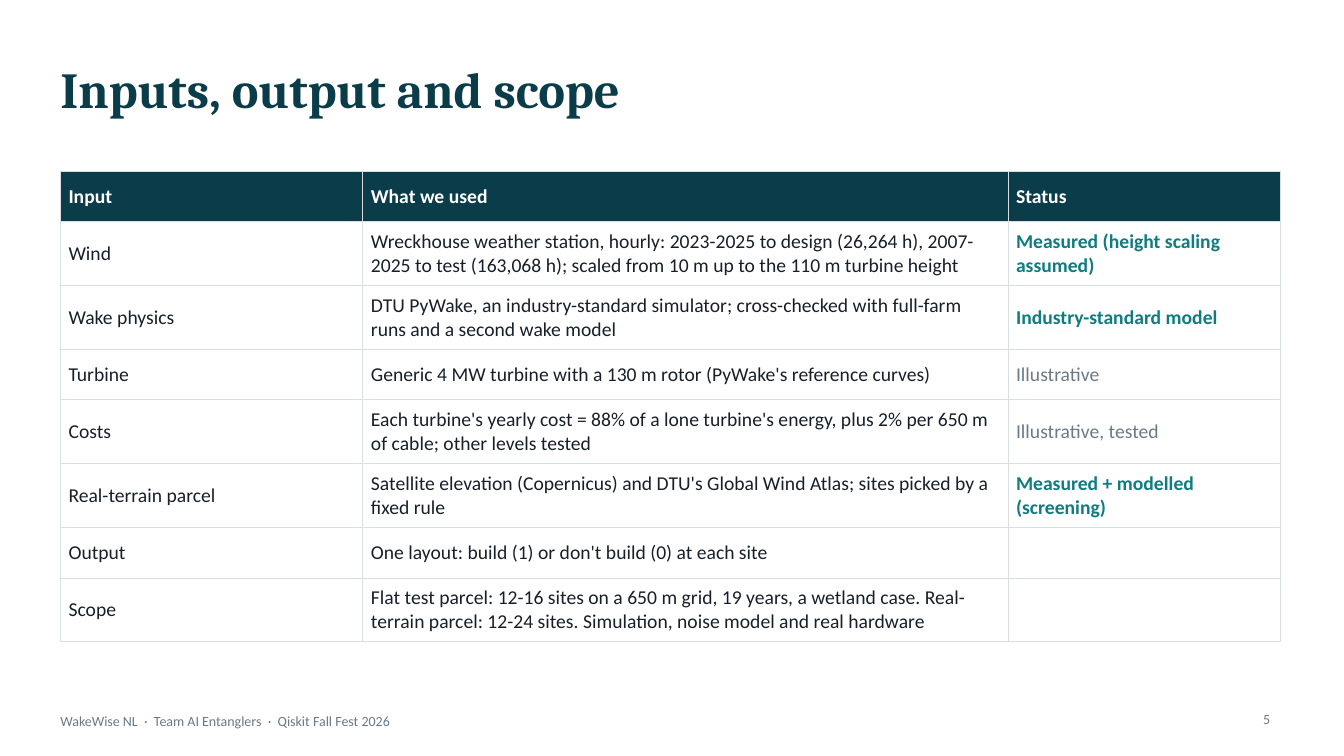
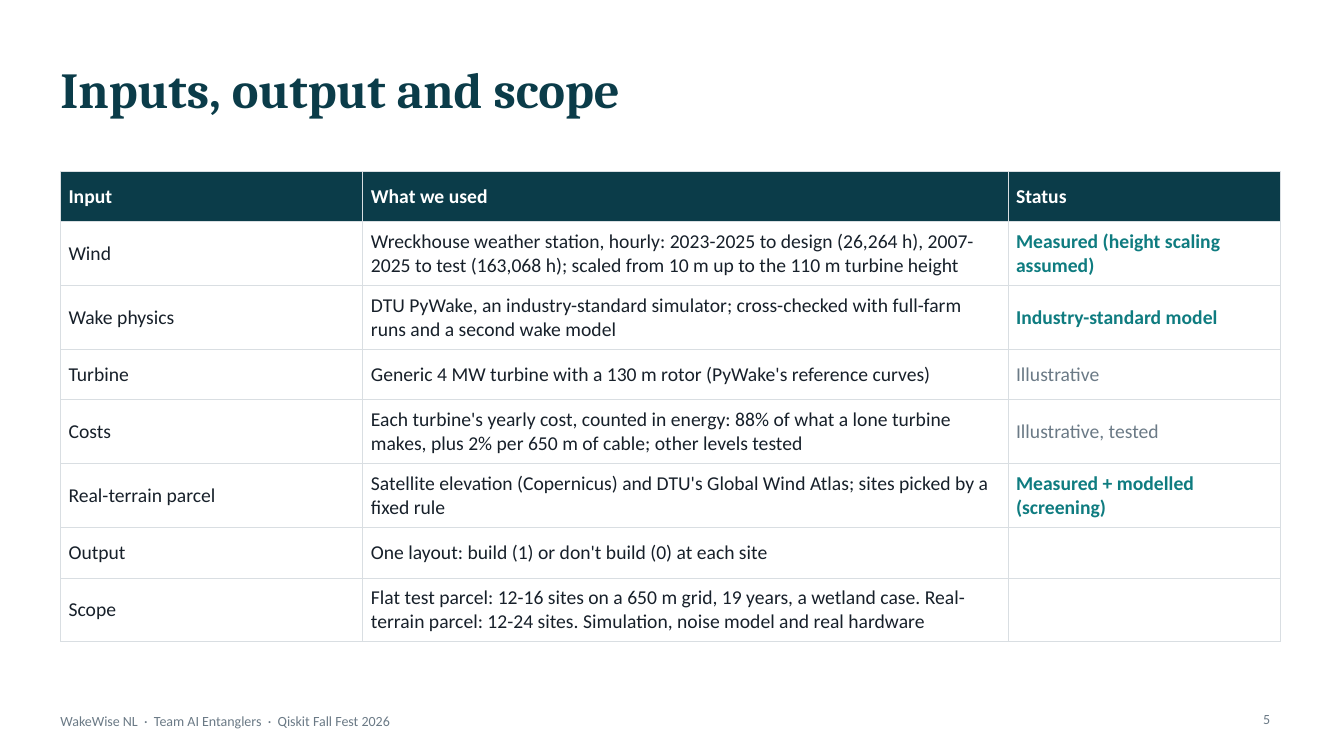
Before and after one commit to mrw-soumik/Qiskit-AI-Entanglers-, a slide deck: slide 5 of slides/WakeWise_NL_AI_Entanglers.pptx. Drawn at 1344x756 pixels with LibreOffice and Linux fonts; fonts in the diff are those of the drawing. Boxes give left, top, right and bottom in pixels: in the first picture for what was removed or moved away, otherwise in the second. Text is boxed around its words. In the diff, an @@ line names an element or a change of style, - is before the commit and + after.

```diff
--- a/slides/WakeWise_NL_AI_Entanglers.pptx
+++ b/slides/WakeWise_NL_AI_Entanglers.pptx
@@ table at [60,171,1280,635] @@
-row 5, column 2: Each turbine's yearly cost = 88% of a lone turbine's energy, plus 2% per 650 m of cable; other levels tested
+row 5, column 2: Each turbine's yearly cost, counted in energy: 88% of what a lone turbine makes, plus 2% per 650 m of cable; other levels tested
```
Also in this commit, not shown: 3 other slides changed, 1 other file.
